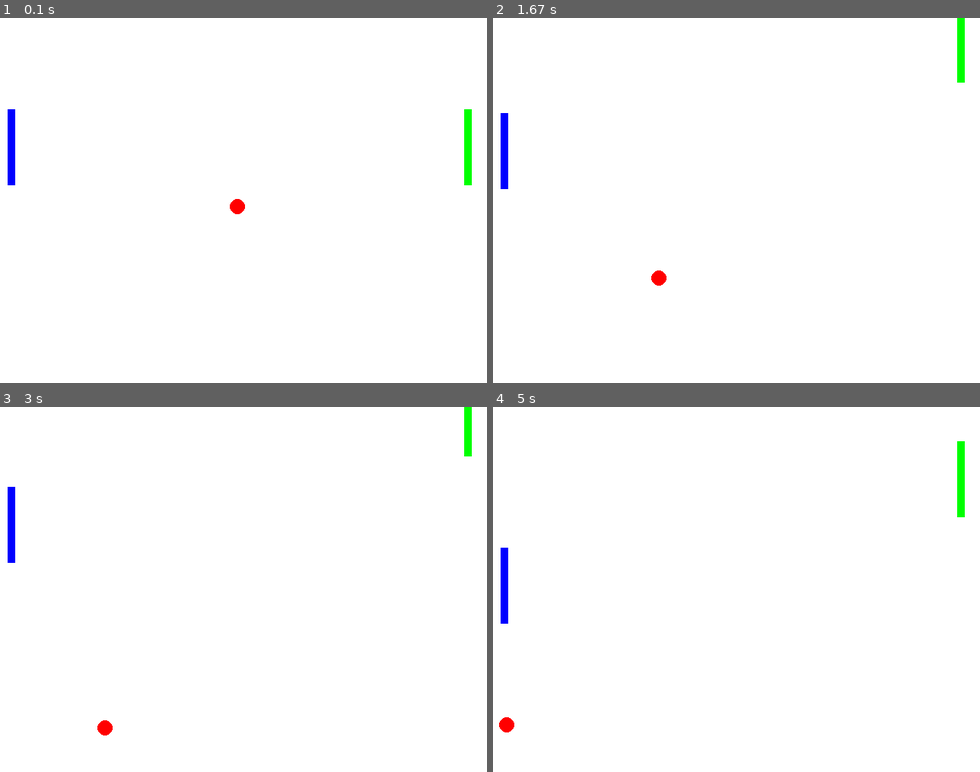
Above: before the commit, frames 1-4 (two rows, left to right).
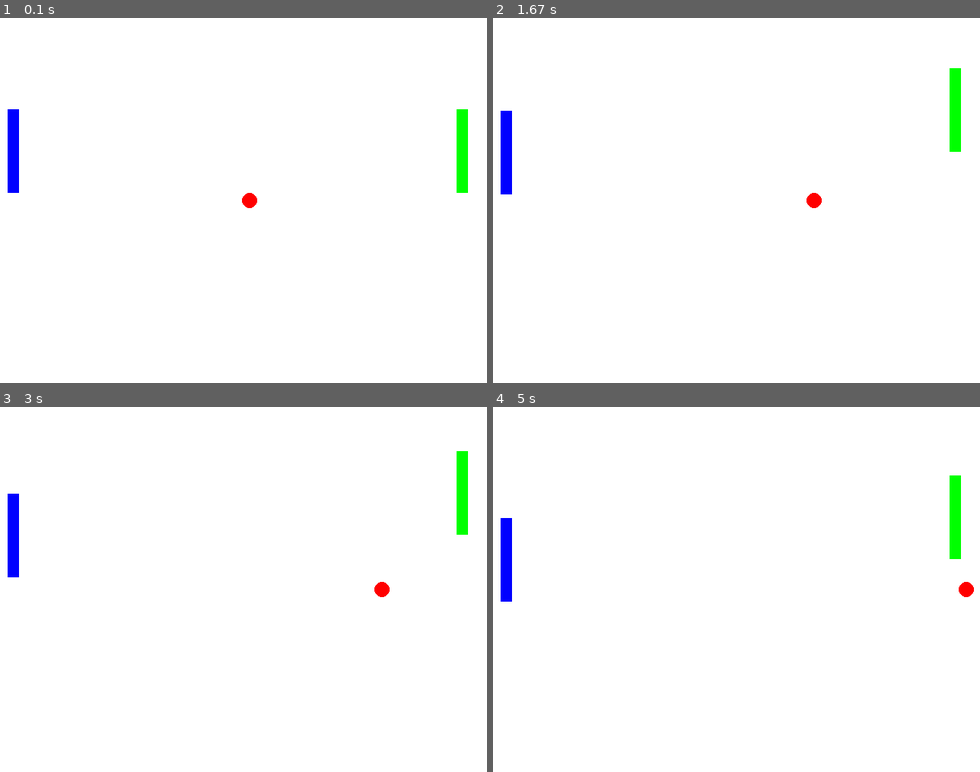
Above: after the commit, the same moments.

Repository: 1234567890boo/ywviktor
Game: pygame game, started from pong.py
Same seed, same stepped clock (60 frames per second), same inputs: the game is played once before the commit and once after it.
Inputs:
- Up to frame 1 (0.1 s): no input
- Up to frame 2 (1.67 s): hold Up 0.33-0.8 s; hold Down 0.83-1.13 s; hold S 0.83-1.13 s; hold Up 1.17-1.53 s; hold W 1.17-1.53 s; hold Down from 1.57 s (still down); hold S from 1.57 s (still down)
- Up to frame 3 (3 s): release Down at 1.93 s; release S at 1.93 s; hold Up 1.97-2.27 s; hold W 1.97-2.27 s; hold Down 2.3-2.6 s; hold S 2.3-2.6 s; hold Up from 2.63 s (still down); hold W from 2.63 s (still down)
- Up to frame 4 (5 s): release Up at 3 s; release W at 3 s; hold Down 3.03-3.4 s; hold S 3.03-3.4 s; hold Up 3.43-3.73 s; hold W 3.43-3.73 s; hold Down 3.77-4.07 s; hold S 3.77-4.07 s; hold Up 4.1-4.47 s; hold W 4.1-4.47 s; hold Down 4.5-4.87 s; hold S 4.5-4.87 s; hold Up from 4.9 s (still down); hold W from 4.9 s (still down)

The runs differ from the first frame. In frame 1, 0.9% of the frame differs, in the area x 1-97%, y 25-54%; in frame 2, 1.2%; in frame 3, 1.2%; in frame 4, 1.3%, in the area x 1-99%, y 9-90%.

Commit message:
ball collies with paddles

Diff:
--- a/pong.py
+++ b/pong.py
@@ -17,8 +17,8 @@
 RP_D=0
 BXM=320
 BYM=240
-RX=random.randint(-2,2)
-RY=random.randint(-2,2)
+RX=random.randint(-1,1)
+RY=random.randint(-1,1)
 def BBB(RR,BXM):
     RA=random.randint(-2,2)
     if RA<0 and RR<0:
@@ -29,8 +29,8 @@
         RR=RA
     return RA
 while RX==0:
-    RX=random.randint(-5,5)
-    RY=random.randint(-5,5)
+    RX=random.randint(-1,1)
+    RY=random.randint(-1,1)
 while True:
     pygame.display.update()
     screen.fill(white)
@@ -59,17 +59,23 @@
                 RP_U=0
             elif event.key==K_DOWN:
                 RP_D=0
-    pygame.draw.rect(screen,blue,(10,LPY,10,100))
-    pygame.draw.rect(screen,green,(610,RPY,10,100))
+    pygame.draw.rect(screen,blue,(10,LPY,15,110))
+    pygame.draw.rect(screen,green,(600,RPY,15,110))
     pygame.draw.circle(screen,red,(BXM,BYM),10)
+    if BXM==600 and RPY<BYM<RPY+110:
+        RX=-RX
+        RY=-RY
+    if BXM==10 and LPY<BYM<LPY+110:
+        RX=-RX
+        RY=-RY
     if LP_U==1:
-        LPY=LPY-5
+        LPY=LPY-2
     if LP_D==1:
-        LPY=LPY+5
+        LPY=LPY+2
     if RP_U==1:
-        RPY=RPY-5
+        RPY=RPY-2
     if RP_D==1:
-        RPY=RPY+5
+        RPY=RPY+2
     BXM=BXM+RX
     BYM=BYM+RY
     if BXM==640:
